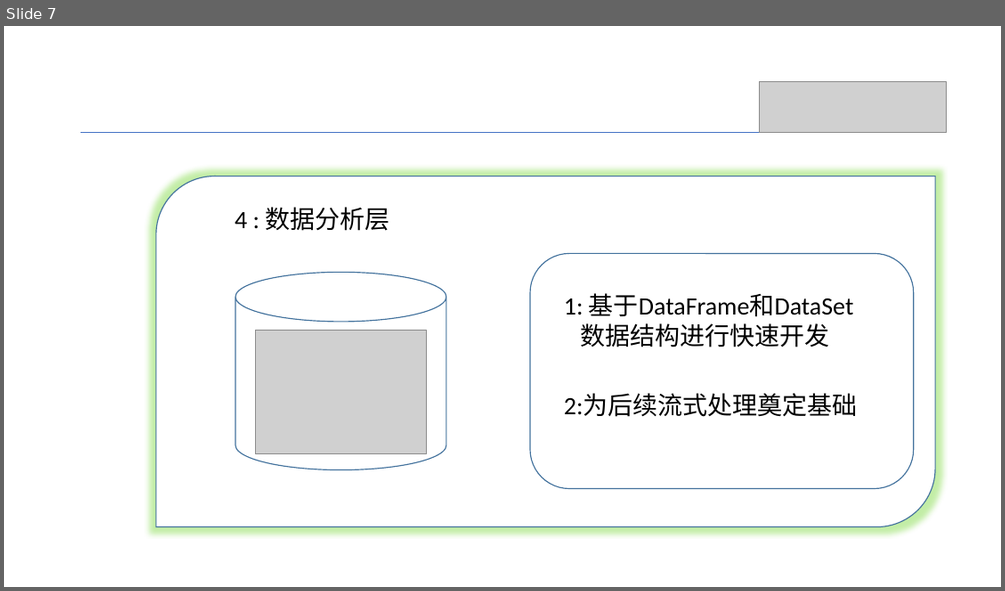
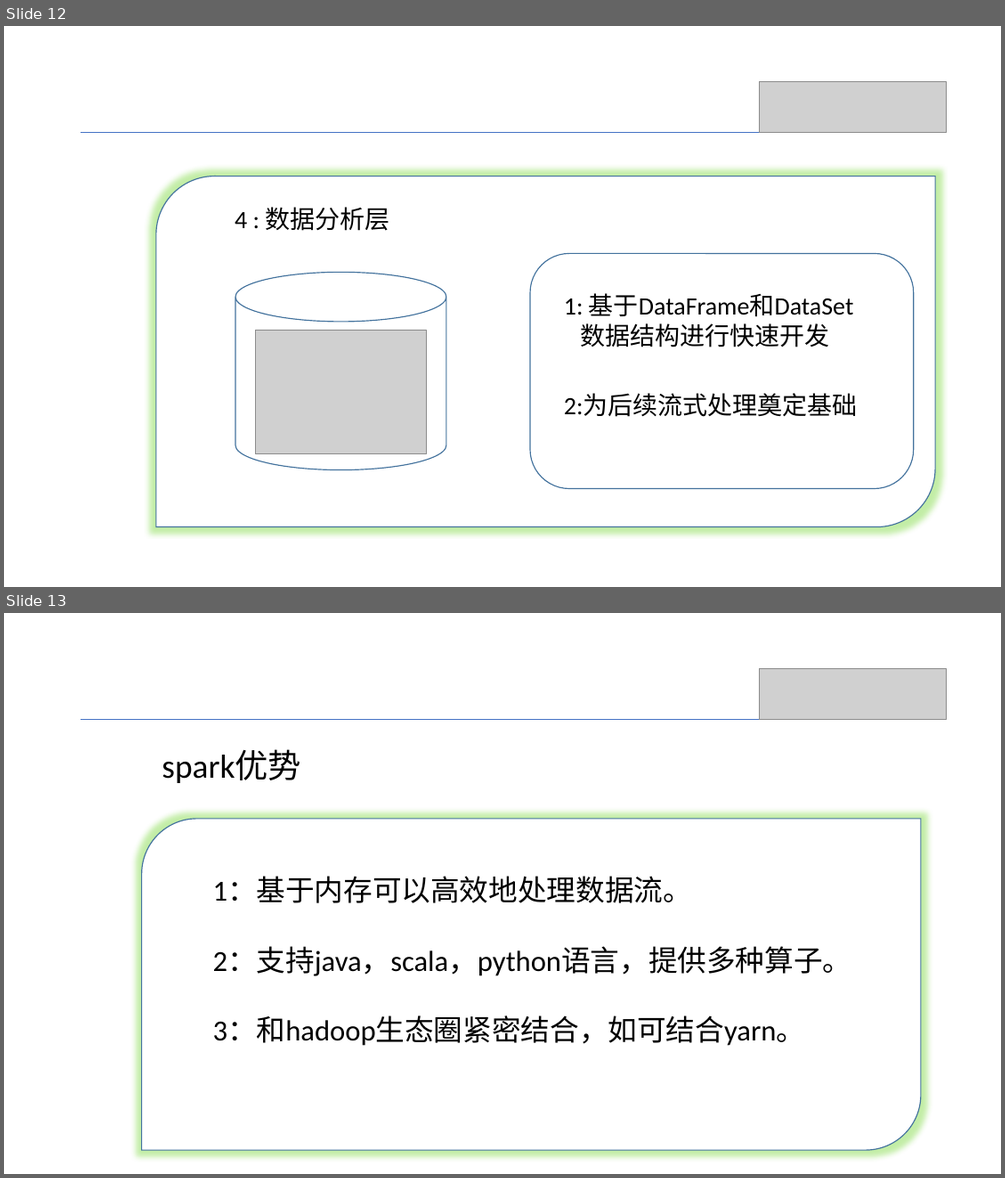
Before and after one commit to Shyekyo/event, a slide deck: src/resources/账务系统存储过程重构方案.pptx. Shown one above the other, each under a label of ours: slide 7 before the commit, slides 12 and 13 after it. The pictures are 1005x591 and 1005x1178 pixels, drawn with LibreOffice and Linux fonts; fonts in the diff are those of the drawing; grey boxes stand for pictures. Boxes give left, top, right and bottom in pixels: in the first picture for what was removed or moved away, otherwise in the second. Text is boxed around its words. In the diff, an @@ line names an element or a change of style, - is before the commit and + after.

```diff
--- a/src/resources/账务系统存储过程重构方案.pptx
+++ b/src/resources/账务系统存储过程重构方案.pptx
@@ slide 13 added at [4, 613, 1001, 1174], background #FFFFFF @@
@@ picture added at [760, 668, 947, 719] @@
@@ line added from (81, 720) to (947, 720), #4472C4 0.5 pt @@
@@ text added at [162, 750, 301, 783], 32 pt, text #000000 @@
+spark优势
@@ round diag rect added at [142, 819, 921, 1150], fill #FFFFFF, outline #43739E 1 pt @@
@@ text added at [213, 877, 852, 1046], 28 pt, text #000000 @@
+1：基于内存可以高效地处理数据流。
+2：支持java，scala，python语言，提供多种算子。
+3：和hadoop生态圈紧密结合，如可结合yarn。
@@ what was slide 7 is now slide 12 @@
```
Also in this commit, not shown: 3 slides changed, 13 other slides added, 11 other files.
